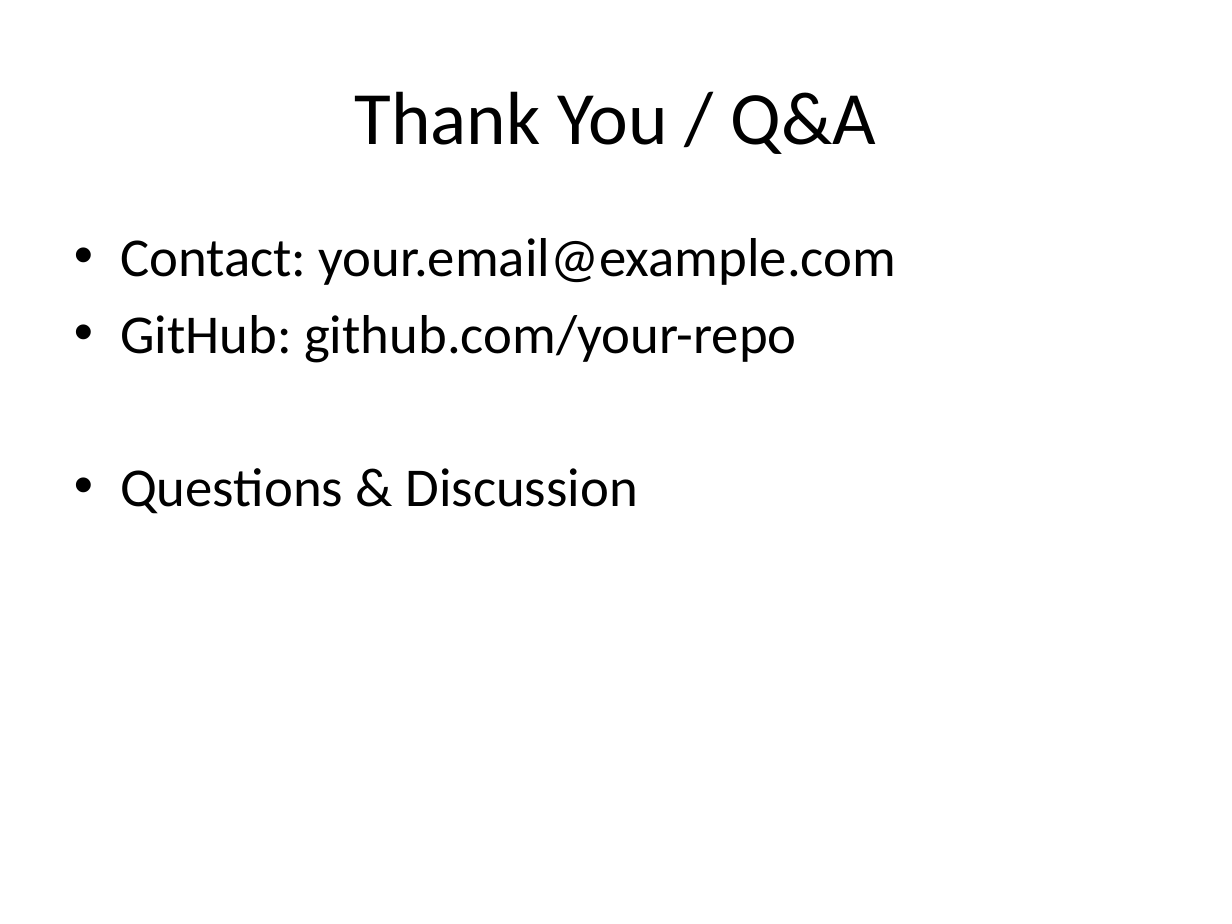
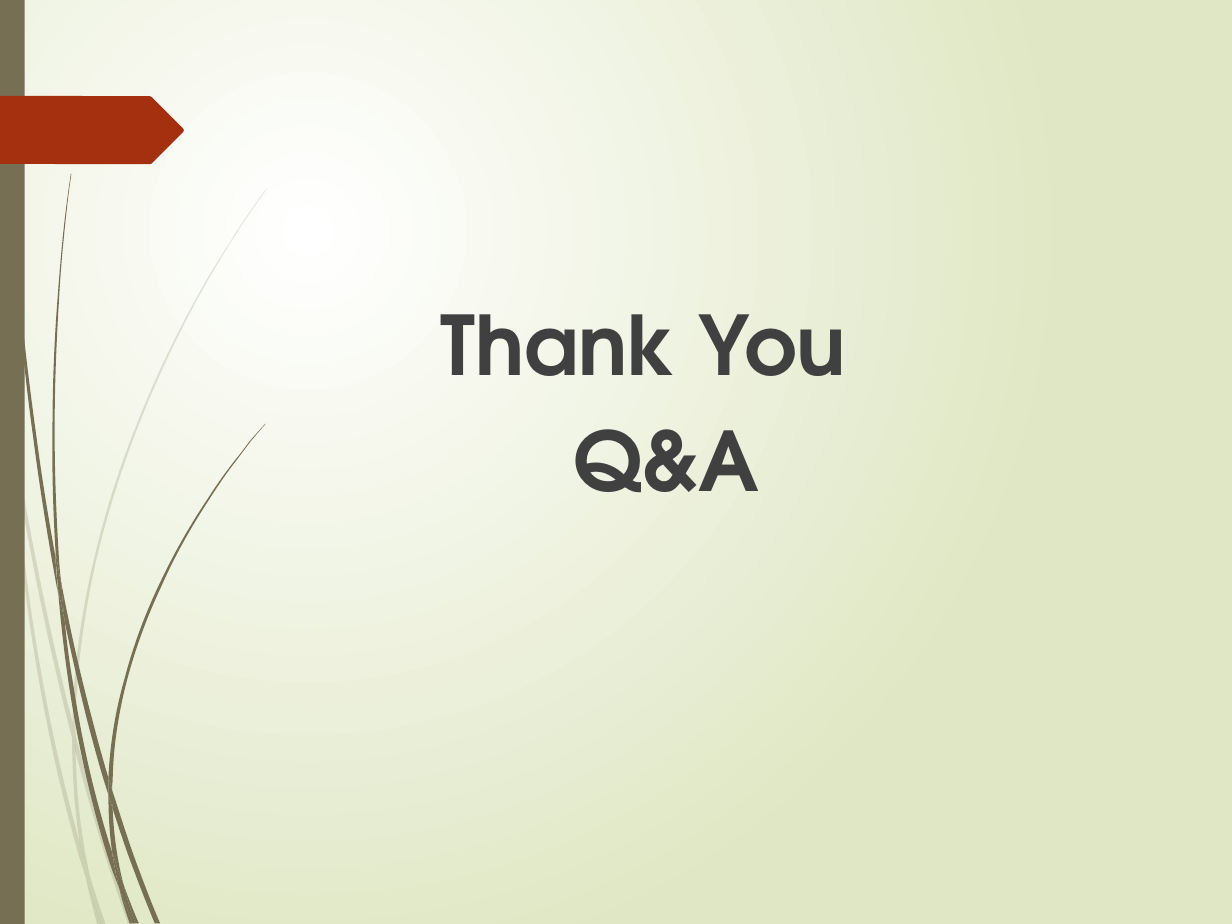
Before and after one commit to salmasayed372002/WEB-AUTOMATION-, a slide deck: slide 13 of AwesomeQa_Automation_Presentation.pptx (slide 12 before the commit). Drawn at 1232x924 pixels with LibreOffice and Linux fonts; fonts in the diff are those of the drawing. Boxes give left, top, right and bottom in pixels: in the first picture for what was removed or moved away, otherwise in the second. Text is boxed around its words. In the diff, an @@ line names an element or a change of style, - is before the commit and + after.

```diff
--- a/AwesomeQa_Automation_Presentation.pptx
+++ b/AwesomeQa_Automation_Presentation.pptx
@@ background #FFFFFF to gradient #FFFFFF to #DFE8C4 @@
@@ rectangle added at (0,0,25,924), fill #766F54 @@
@@ freeform shape added at (0,96,184,165), fill #A53010 @@
@@ title removed at (355,91,876,154) @@
-Thank You / Q&A
@@ text at (441,314,846,492): text changed; size 32 to 48 pt; font Calibri to TeX Gyre Adventor; text colour #000000 to #404040; bold on @@
-• Contact: your.email@example.com
-• GitHub: github.com/your-repo
-• Questions & Discussion
+Thank You
+Q&A
@@ group added at (0,188,267,924): 10 freeform shapes @@
@@ group added at (2,0,266,924): 12 freeform shapes @@
```
Also in this commit, not shown: 7 other slides changed, 5 slides added, 4 slides removed, 3 other files.
